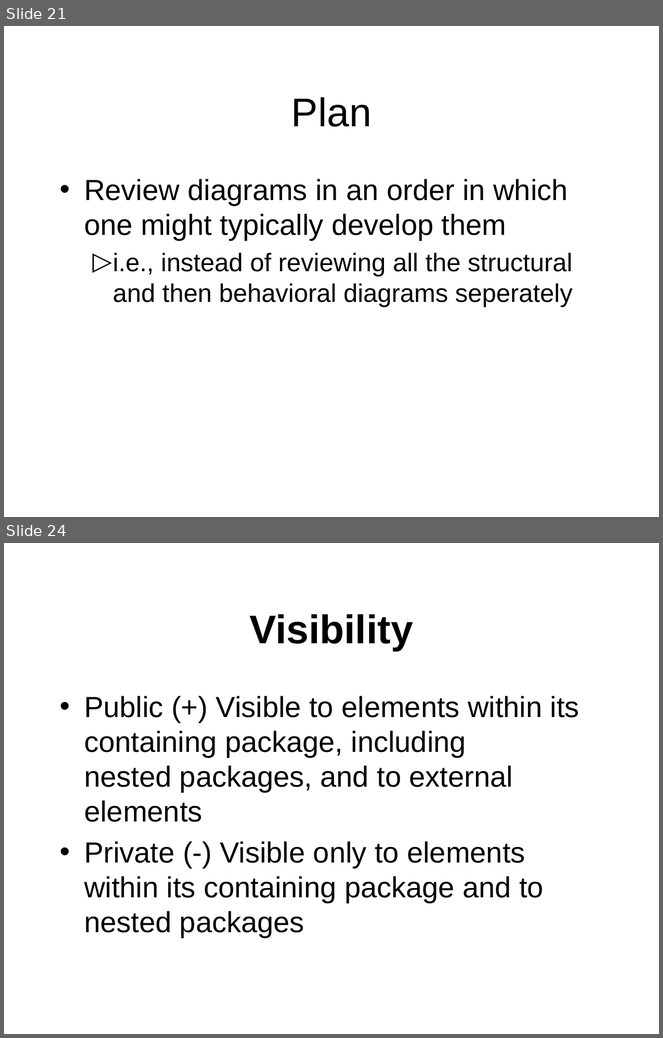
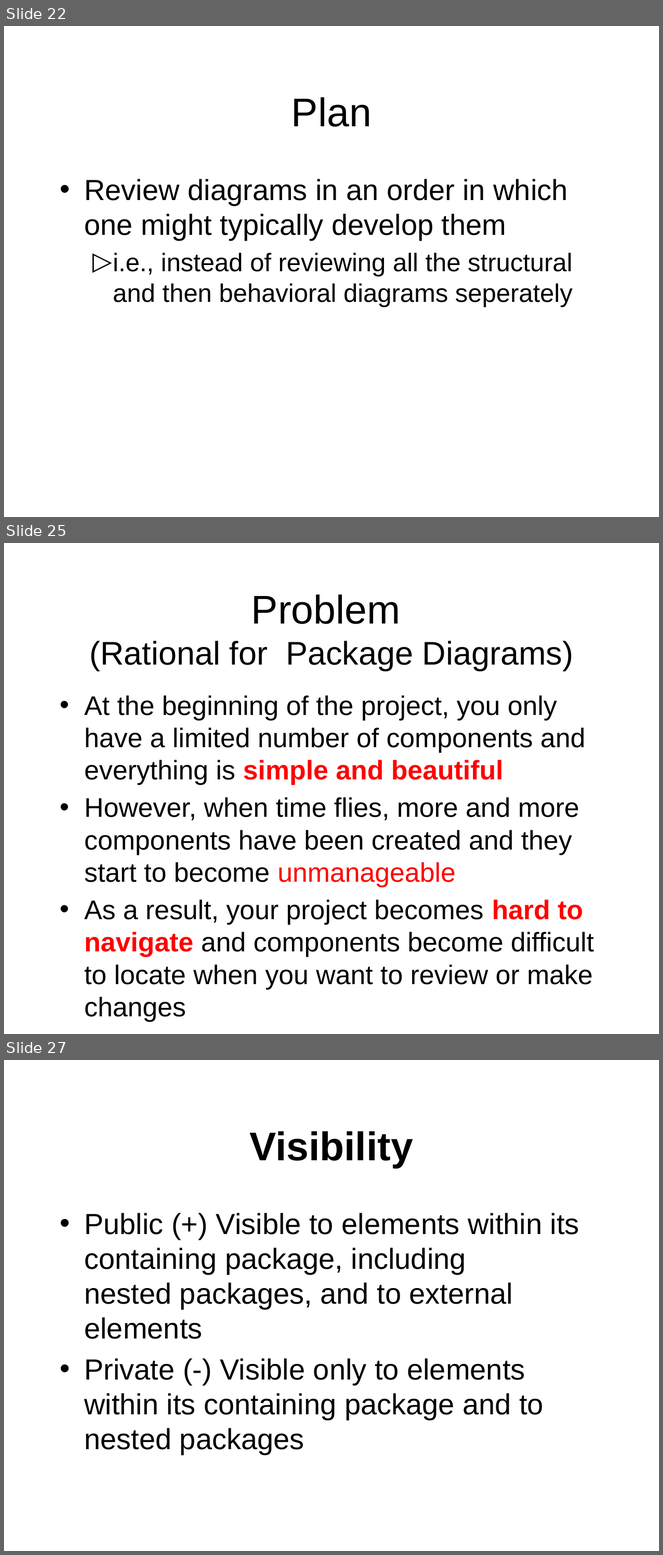
Before and after one commit to octaviordz/zjnu2017.github.io, a slide deck: OOAD/lectures/060--Notation.Part.1.pptx. Shown one above the other, each under a label of ours: slides 21 and 24 before the commit, slides 22, 25 and 27 after it; the slides between them are not shown. The pictures are 663x1038 and 663x1555 pixels, drawn with LibreOffice and Linux fonts; fonts in the diff are those of the drawing. Boxes give left, top, right and bottom in pixels: in the first picture for what was removed or moved away, otherwise in the second. Text is boxed around its words. In the diff, an @@ line names an element or a change of style, - is before the commit and + after.

```diff
--- a/OOAD/lectures/060--Notation.Part.1.pptx
+++ b/OOAD/lectures/060--Notation.Part.1.pptx
@@ slide 25 added at [4, 543, 659, 1034], background #FFFFFF @@
@@ title added at [89, 594, 573, 670], 36 pt, text #000000 @@
+Problem
+(Rational for Package Diagrams)
@@ text added at [84, 695, 594, 990], 29.6 pt, text #000000 @@
+• At the beginning of the project, you only have a limited number of components and everything is simple and beautiful
+• However, when time flies, more and more components have been created and they start to become unmanageable
+• As a result, your project becomes hard to navigate and components become difficult to locate when you want to review or make changes
@@ what was slide 21 is now slide 22 @@
@@ what was slide 24 is now slide 27 @@
```
Also in this commit, not shown: 9 slides changed, 3 other slides added, 1 other file.
